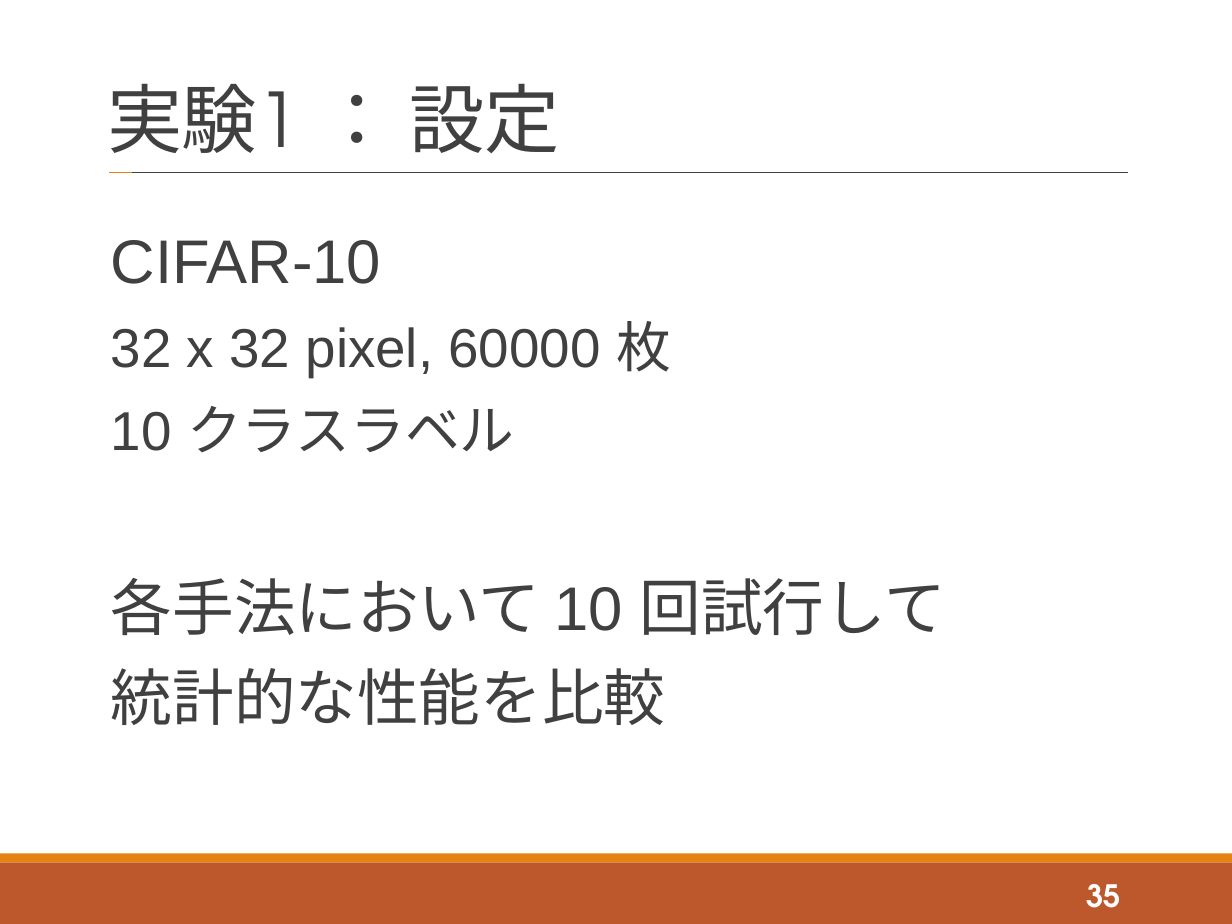
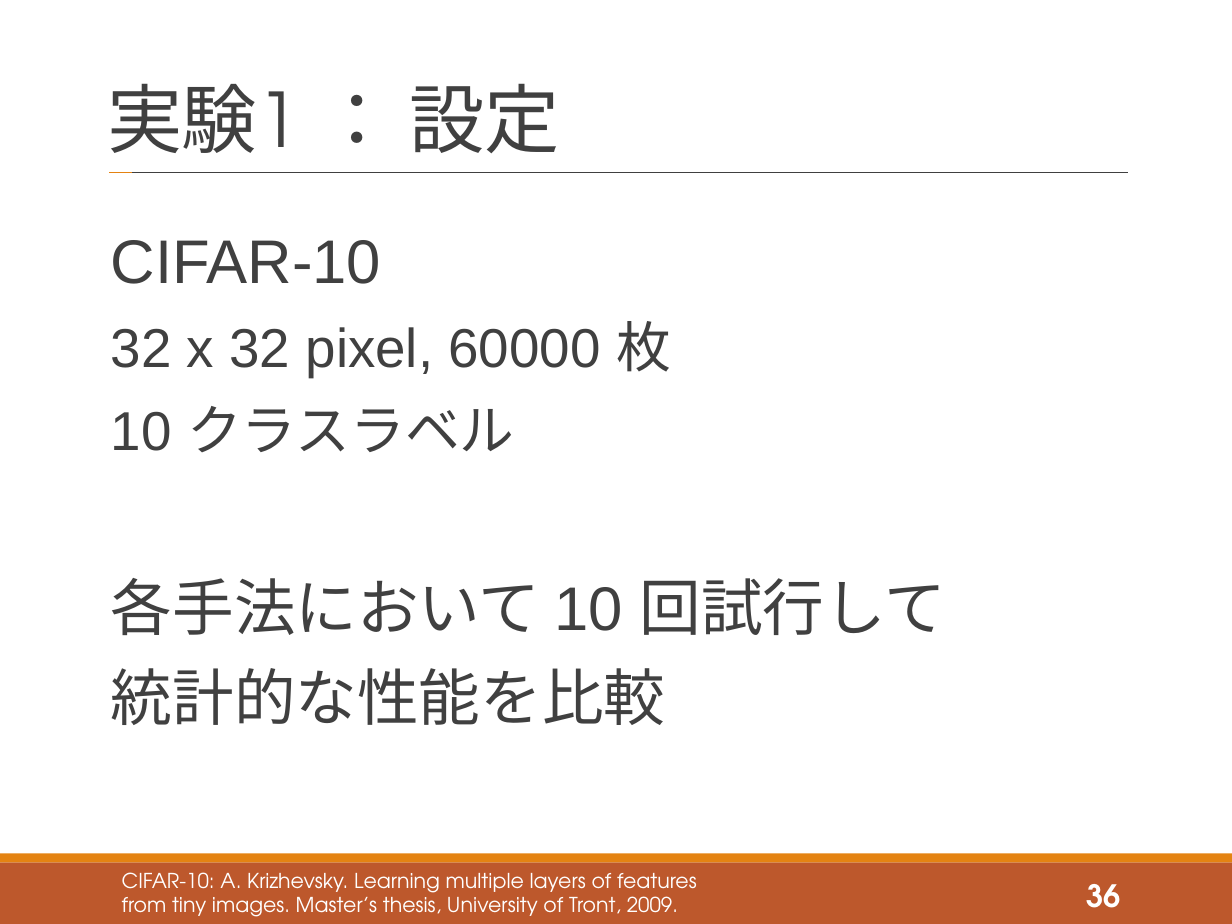
Before and after one commit to tatsuya-sugiyama/WeeklyReport, a slide deck: slide 36 of report/2020後期/2020_2nd_sugiyama.pptx (slide 35 before the commit). Drawn at 1232x924 pixels with LibreOffice and Linux fonts; fonts in the diff are those of the drawing. Boxes give left, top, right and bottom in pixels: in the first picture for what was removed or moved away, otherwise in the second. Text is boxed around its words. In the diff, an @@ line names an element or a change of style, - is before the commit and + after.

```diff
--- a/report/2020後期/2020_2nd_sugiyama.pptx
+++ b/report/2020後期/2020_2nd_sugiyama.pptx
@@ text added at [122,872,697,917], 12 pt, text #FFFFFF @@
+CIFAR-10: A. Krizhevsky. Learning multiple layers of features from tiny images. Master’s thesis, University of Tront, 2009.
@@ page number at [1086,884,1120,908]: text changed @@
-35
+36
```
Also in this commit, not shown: 16 other slides changed, 1 slide added, 2 other files.
